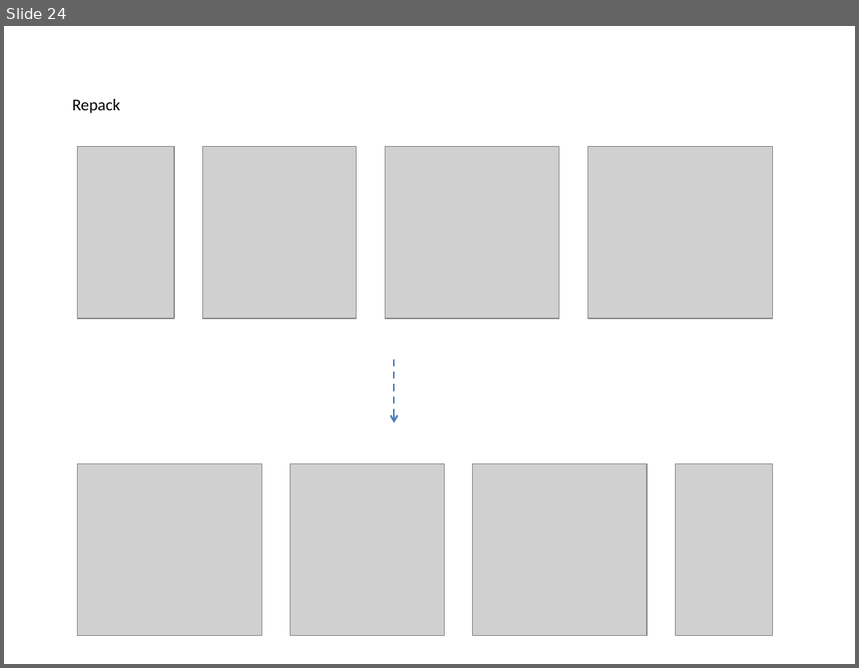
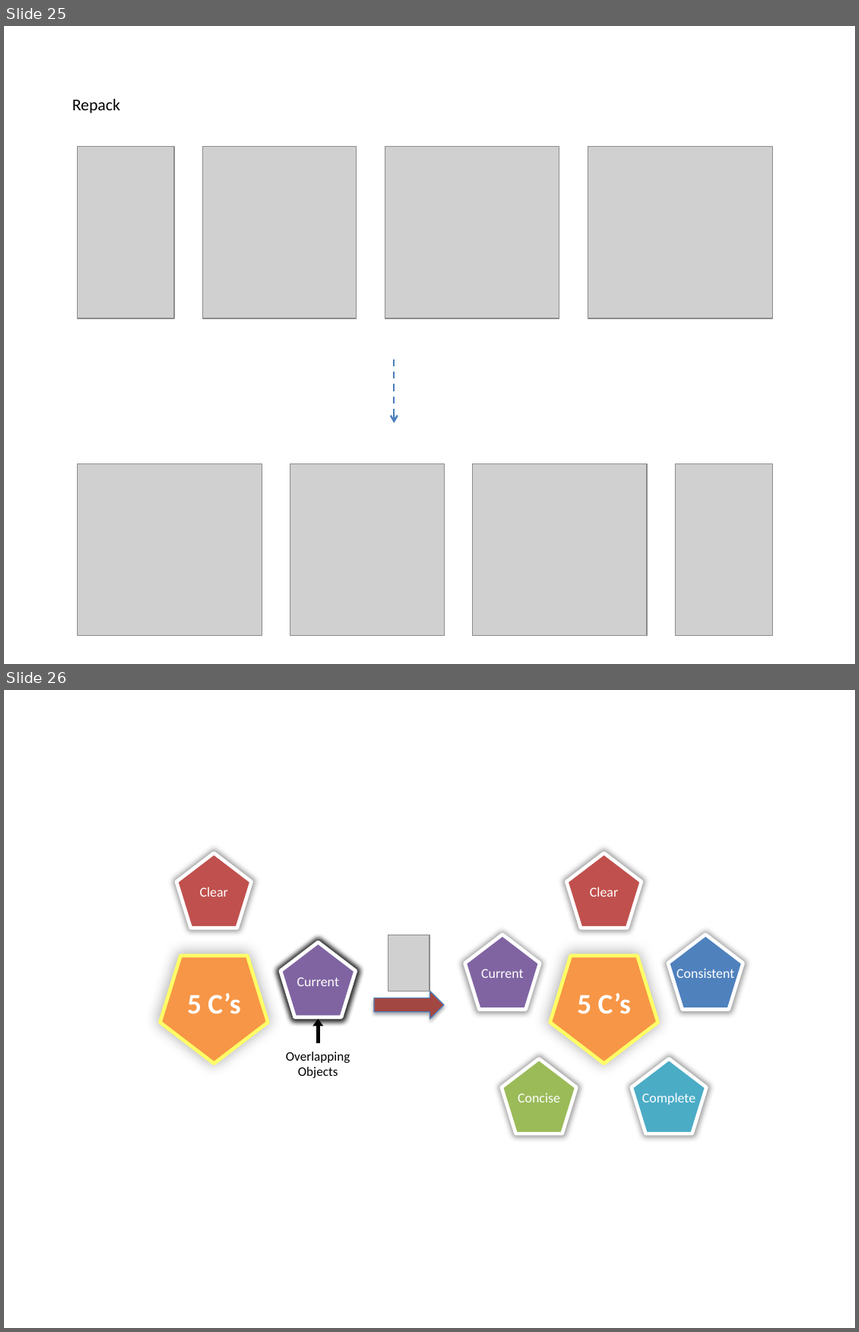
Before and after one commit to PowerPointLabs/PowerPointLabs, a slide deck: doc/Examples-PositionsLab.pptx. Shown one above the other, each under a label of ours: slide 24 before the commit, slides 25 and 26 after it. The pictures are 859x668 and 859x1332 pixels, drawn with LibreOffice and Linux fonts; fonts in the diff are those of the drawing; grey boxes stand for pictures. Boxes give left, top, right and bottom in pixels: in the first picture for what was removed or moved away, otherwise in the second. Text is boxed around its words. In the diff, an @@ line names an element or a change of style, - is before the commit and + after.

```diff
--- a/doc/Examples-PositionsLab.pptx
+++ b/doc/Examples-PositionsLab.pptx
@@ slide 26 added at (4, 690, 855, 1328), background #FFFFFF @@
@@ pentagon added at (177, 853, 252, 929), fill #C0504D, outline #FFFFFF 3 pt, 11.5 pt, text #FFFFFF @@
+Clear
@@ pentagon added at (566, 853, 642, 929), fill #C0504D, outline #FFFFFF 3 pt, 11.5 pt, text #FFFFFF @@
+Clear
@@ picture added at (388, 935, 430, 991) @@
@@ pentagon added at (465, 934, 541, 1009), fill #8064A2, outline #FFFFFF 3 pt, 11.5 pt, text #FFFFFF @@
+Current
@@ pentagon added at (668, 934, 743, 1009), fill #4F81BD, outline #FFFFFF 3 pt, 11.5 pt, text #FFFFFF @@
+Consistent
@@ pentagon added at (160, 955, 268, 1064), fill #F79646, outline #FFFF66 3 pt @@
@@ pentagon added at (281, 943, 356, 1018), fill #9BBB59, outline #FFFFFF 3 pt, 11.5 pt, text #FFFFFF @@
+Concise
@@ pentagon added at (281, 943, 356, 1018), fill #4BACC6, outline #FFFFFF 3 pt, 11.5 pt, text #FFFFFF @@
+Complete
@@ pentagon added at (281, 943, 356, 1018), fill #4F81BD, outline #FFFFFF 3 pt, 11.5 pt, text #FFFFFF @@
+Consistent
@@ pentagon added at (281, 943, 356, 1018), fill #8064A2, outline #FFFFFF 3 pt, 11.5 pt, text #FFFFFF @@
+Current
@@ pentagon added at (550, 955, 658, 1064), fill #F79646, outline #FFFF66 3 pt @@
@@ text added at (187, 993, 240, 1015), 24 pt, text #FFFFFF, bold @@
+5 C’s
@@ right arrow added at (374, 991, 444, 1019), fill #A34742, outline #4B7EBC 0.75 pt @@
@@ text added at (577, 993, 631, 1015), 24 pt, text #FFFFFF, bold @@
+5 C’s
@@ arrow added from (318, 1044) to (318, 1019), #000000 3 pt @@
@@ text added at (286, 1052, 351, 1078), 11 pt, text #000000 @@
+Overlapping Objects
@@ pentagon added at (502, 1059, 577, 1134), fill #9BBB59, outline #FFFFFF 3 pt, 11.5 pt, text #FFFFFF @@
+Concise
@@ pentagon added at (631, 1059, 706, 1134), fill #4BACC6, outline #FFFFFF 3 pt, 11.5 pt, text #FFFFFF @@
+Complete
@@ what was slide 24 is now slide 25 @@
```
Also in this commit, not shown: 2 other slides added, 1 slide removed, 1 other file.
